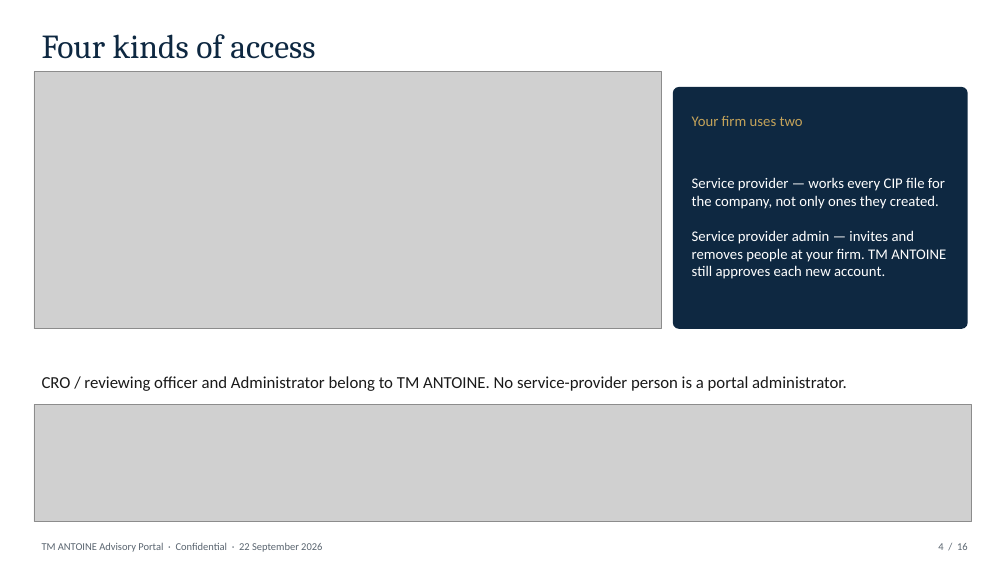
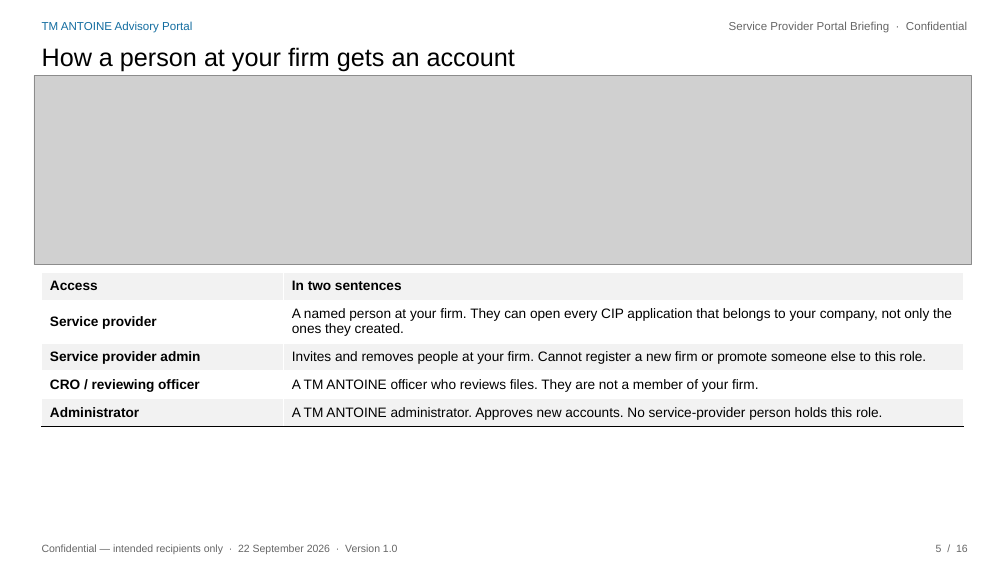
Before and after one commit to 4circlesinc/TMA-PORTAL, a slide deck: slide 5 of docs/TM-ANTOINE-Service-Provider-Webinar.pptx (slide 4 before the commit). Drawn at 1008x567 pixels with LibreOffice and Linux fonts; fonts in the diff are those of the drawing; grey boxes stand for pictures. Boxes give left, top, right and bottom in pixels: in the first picture for what was removed or moved away, otherwise in the second. Text is boxed around its words. In the diff, an @@ line names an element or a change of style, - is before the commit and + after.

```diff
--- a/docs/TM-ANTOINE-Service-Provider-Webinar.pptx
+++ b/docs/TM-ANTOINE-Service-Provider-Webinar.pptx
@@ text added at <box>42,21,192,33</box>, 11 pt, text #136DA0 @@
+TM ANTOINE Advisory Portal
@@ text added at <box>729,21,967,33</box>, 11 pt, text #666666 @@
+Service Provider Portal Briefing · Confidential
@@ text removed at <box>42,34,315,59</box> @@
-Four kinds of access
@@ text added at <box>42,47,515,72</box>, 24 pt, text #000000 @@
+How a person at your firm gets an account
@@ picture: place and size @@
-picture at <box>34,72,662,329</box>
+picture at <box>34,76,972,265</box>
@@ rounded rectangle removed at <box>673,87,968,329</box> @@
@@ text removed at <box>692,116,803,126</box> @@
-Your firm uses two
@@ text removed at <box>692,177,946,279</box> @@
-Service provider — works every CIP file for the company, not only ones they created.
-Service provider admin — invites and removes people at your firm. TM ANTOINE still approves each new account.
@@ table added at <box>42,272,964,424</box>, 5 rows, 2 columns @@
+Access | In two sentences
+Service provider | A named person at your firm. They can open every CIP application that belongs to your company, not only the ones they created.
+Service provider admin | Invites and removes people at your firm. Cannot register a new firm or promote someone else to this role.
+CRO / reviewing officer | A TM ANTOINE officer who reviews files. They are not a member of your firm.
+Administrator | A TM ANTOINE administrator. Approves new accounts. No service-provider person holds this role.
@@ text removed at <box>42,376,847,391</box> @@
-CRO / reviewing officer and Administrator belong to TM ANTOINE. No service-provider person is a portal administrator.
@@ picture removed at <box>34,405,972,522</box> @@
@@ text at <box>42,544,398,554</box>: text changed; font Calibri to Arial; text colour #5A6570 to #666666 @@
-TM ANTOINE Advisory Portal · Confidential · 22 September 2026
+Confidential — intended recipients only · 22 September 2026 · Version 1.0
@@ text at <box>936,544,968,552</box>: text changed; font Calibri to Arial; text colour #5A6570 to #666666 @@
-4 / 16
+5 / 16
```
Also in this commit, not shown: 11 other slides changed, 4 slides added, 4 slides removed, 9 other files.
